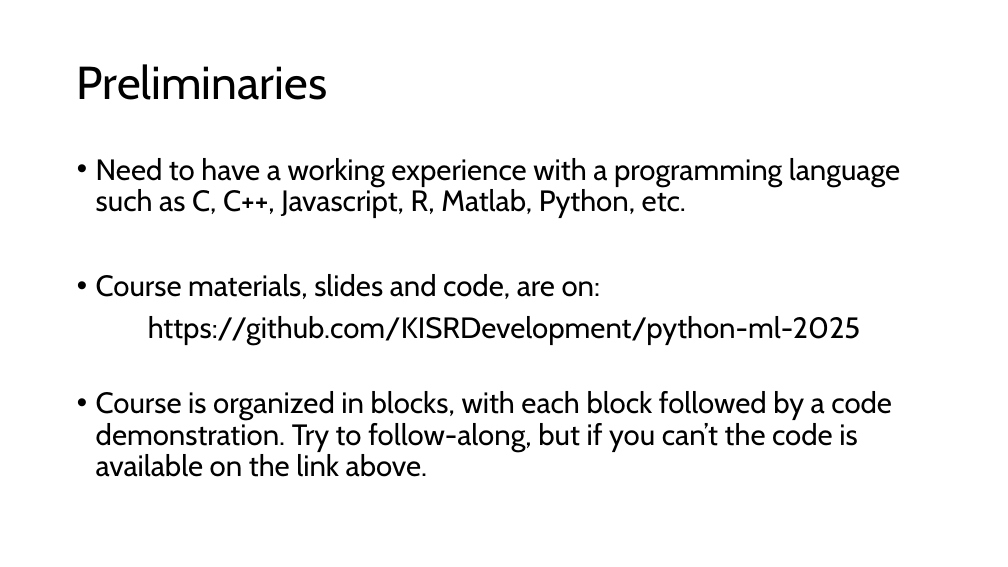
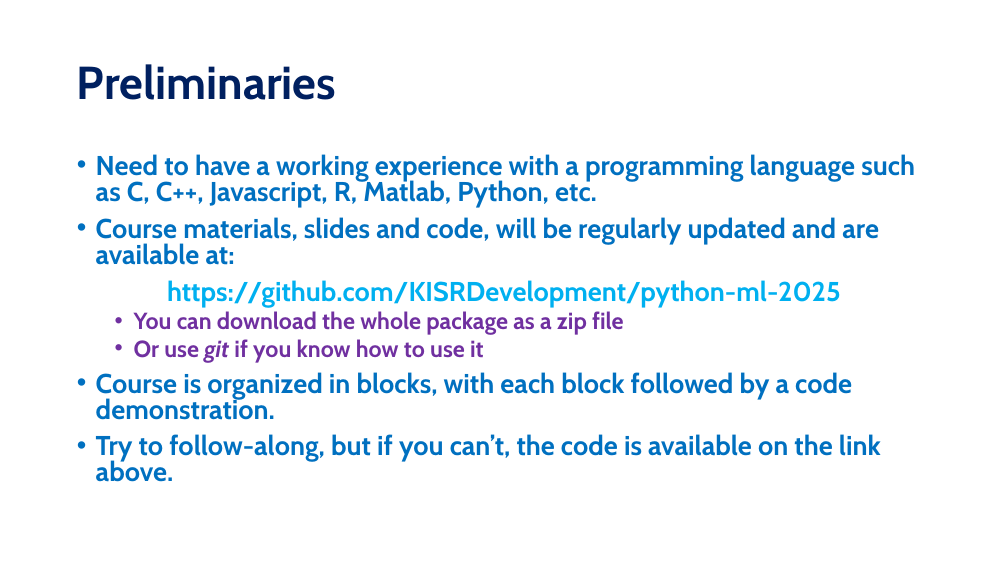
Before and after one commit to KISRDevelopment/python-ml-2025, a slide deck: slide 2 of slides/org.pptx. Drawn at 1008x567 pixels with LibreOffice and Linux fonts; fonts in the diff are those of the drawing. Boxes give left, top, right and bottom in pixels: in the first picture for what was removed or moved away, otherwise in the second. Text is boxed around its words. In the diff, an @@ line names an element or a change of style, - is before the commit and + after.

```diff
--- a/slides/org.pptx
+++ b/slides/org.pptx
@@ title "Preliminaries" at box(77, 64, 336, 100): text colour #000000 to #002060, bold on @@
@@ text at box(96, 154, 915, 307): size 28 to 25.9 pt, bold on in "Need to have a working experience with ...", "https://github.com/KISRDevelopment/python-ml-2025"; text colour #000000 to #0070C0 in "Need to have a working experience with ..."; text colour #000000 to #00B0F0 in "https://github.com/KISRDevelopment/python-ml-2025"; line spacing 0.9 to 0.8 @@
@@ text at box(96, 217, 879, 265): text changed; size 28 to 25.9 pt; text colour #000000 to #0070C0; bold on @@
-• Course materials, slides and code, are on:
+• Course materials, slides and code, will be regularly updated and are available at:
@@ text at box(96, 311, 881, 482): text changed; size 28 to 25.9 pt; text colour #000000 to #0070C0; bold on @@
-• Course is organized in blocks, with each block followed by a code demonstration. Try to follow-along, but if you can’t the code is available on the link above.
+  • You can download the whole package as a zip file
+  • Or use git if you know how to use it
+• Course is organized in blocks, with each block followed by a code demonstration.
+• Try to follow-along, but if you can’t, the code is available on the link above.
```
Also in this commit, not shown: 1 other slide changed, 2 slides added, 1 other file.
